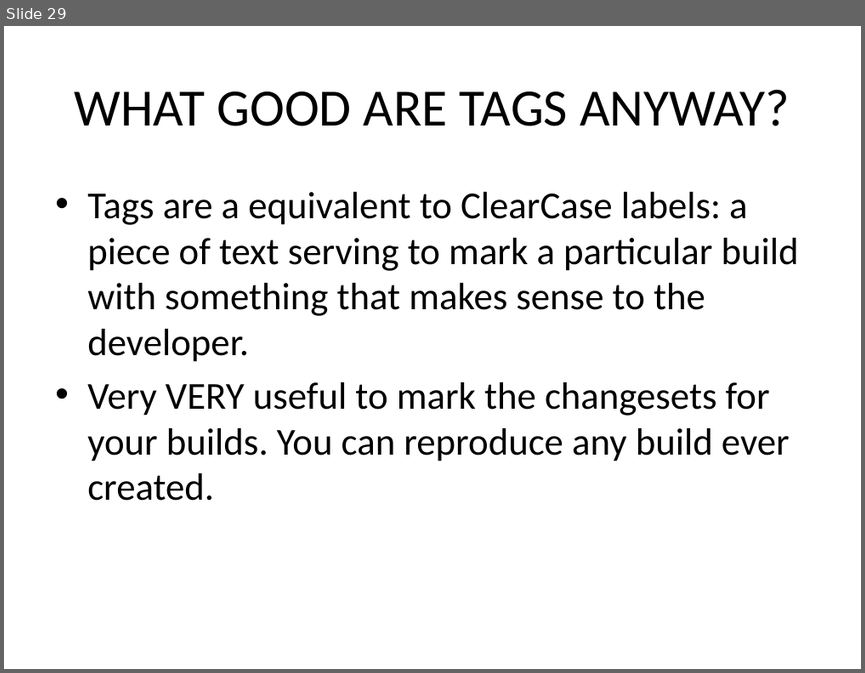
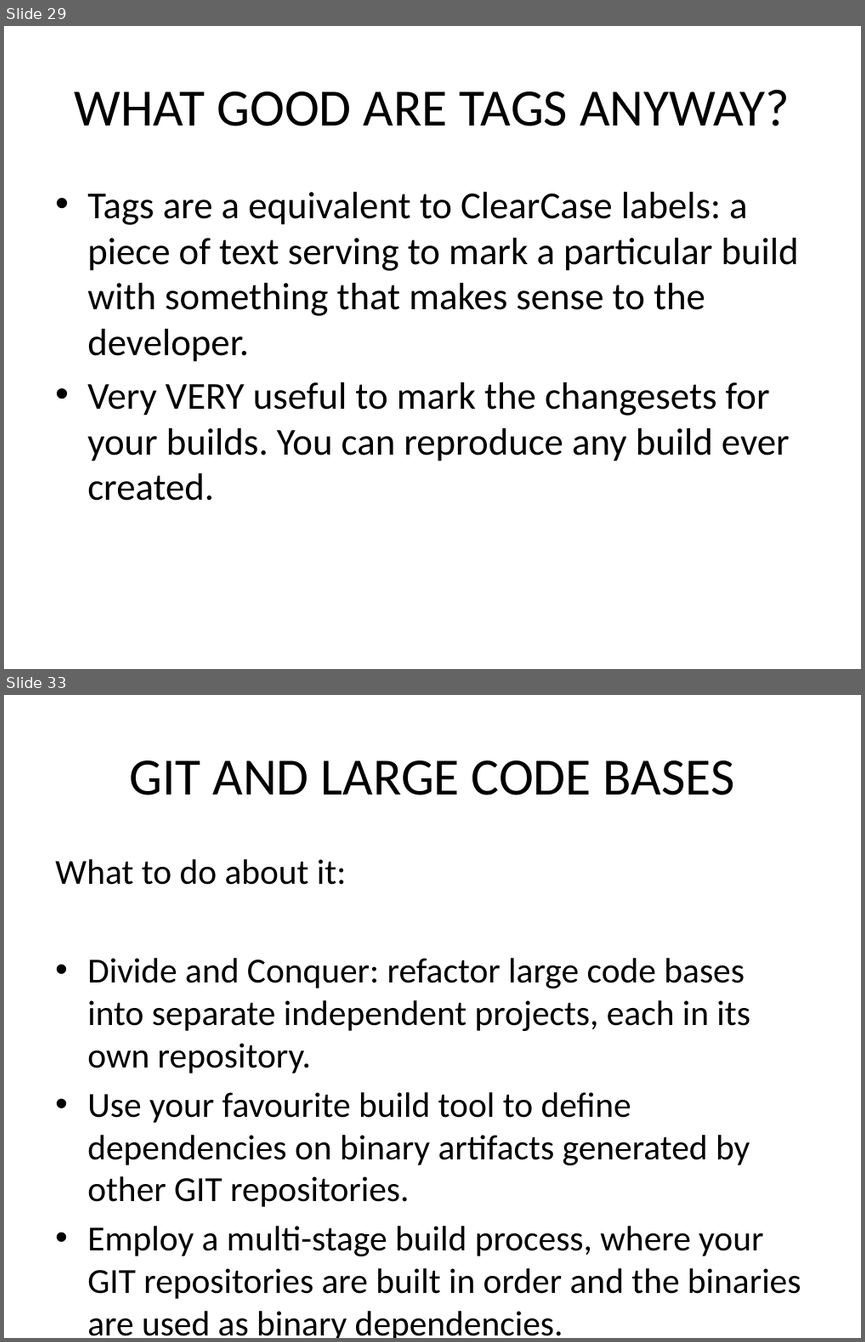
Before and after one commit to kangelov/gitdemo, a slide deck: powerpoint/An Introduction to GIT.pptx. Shown one above the other, each under a label of ours: slide 29 before the commit, slides 29 and 33 after it; the slides between them are not shown. The pictures are 865x673 and 865x1342 pixels, drawn with LibreOffice and Linux fonts; fonts in the diff are those of the drawing. Boxes give left, top, right and bottom in pixels: in the first picture for what was removed or moved away, otherwise in the second. Text is boxed around its words. In the diff, an @@ line names an element or a change of style, - is before the commit and + after.

```diff
--- a/powerpoint/An Introduction to GIT.pptx
+++ b/powerpoint/An Introduction to GIT.pptx
@@ slide 33 added at [4, 695, 861, 1338], background #FFFFFF @@
@@ title added at [129, 760, 735, 795], 44 pt, text #000000 @@
+GIT AND LARGE CODE BASES
@@ text added at [55, 859, 801, 1338], 29.6 pt, text #000000 @@
+What to do about it:
+• Divide and Conquer: refactor large code bases into separate independent projects, each in its own repository.
+• Use your favourite build tool to define dependencies on binary artifacts generated by other GIT repositories.
+• Employ a multi-stage build process, where your GIT repositories are built in order and the binaries are used as binary dependencies.
```
Also in this commit, not shown: 1 slide changed, 8 other slides added.
